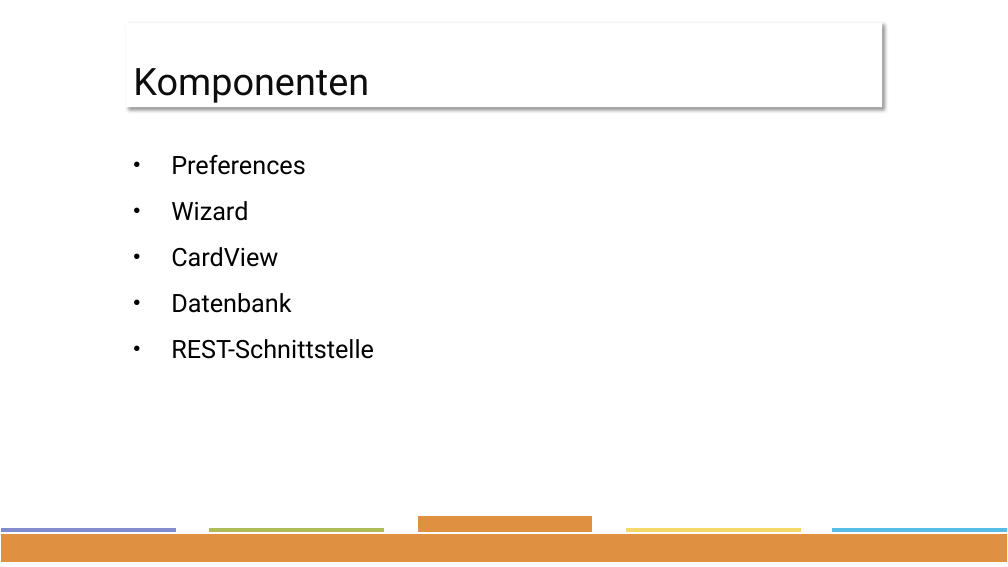
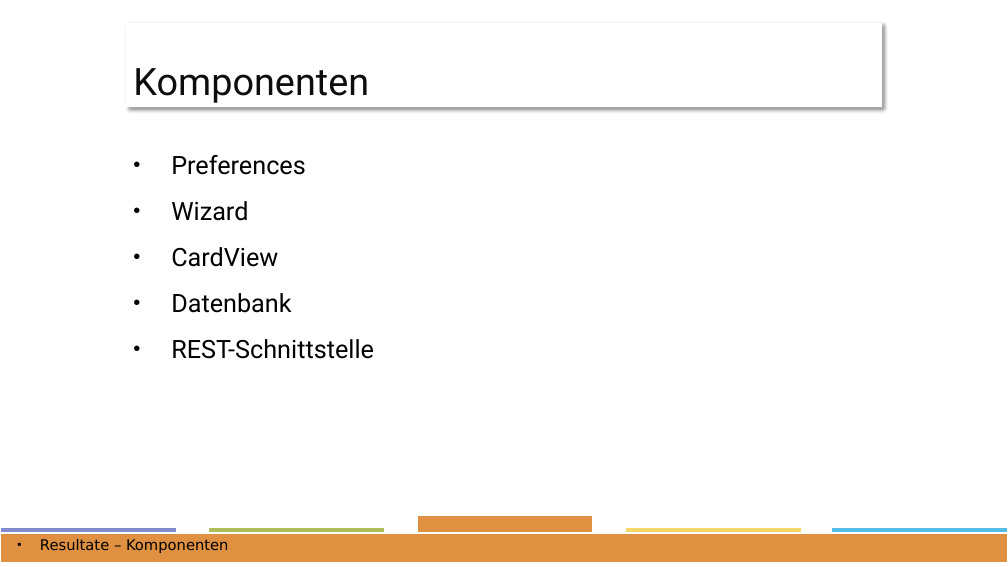
Before and after one commit to ffhsAndroidDenisTobias/androidProject, a slide deck: slide 14 of docs/Präsentation/Project-Presentation.pptx. Drawn at 1008x567 pixels with LibreOffice and Linux fonts; fonts in the diff are those of the drawing. Boxes give left, top, right and bottom in pixels: in the first picture for what was removed or moved away, otherwise in the second. Text is boxed around its words. In the diff, an @@ line names an element or a change of style, - is before the commit and + after.

```diff
--- a/docs/Präsentation/Project-Presentation.pptx
+++ b/docs/Präsentation/Project-Presentation.pptx
@@ text added at [40,539,229,553], 14 pt, text #000000 @@
+▪ Resultate – Komponenten
```
Also in this commit, not shown: 14 other slides changed, 1 slide added.
